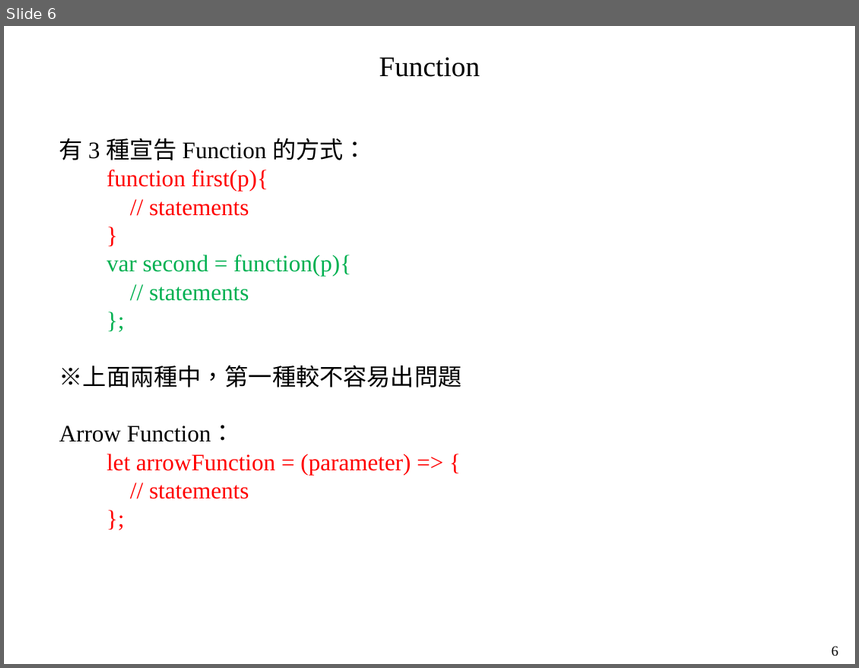
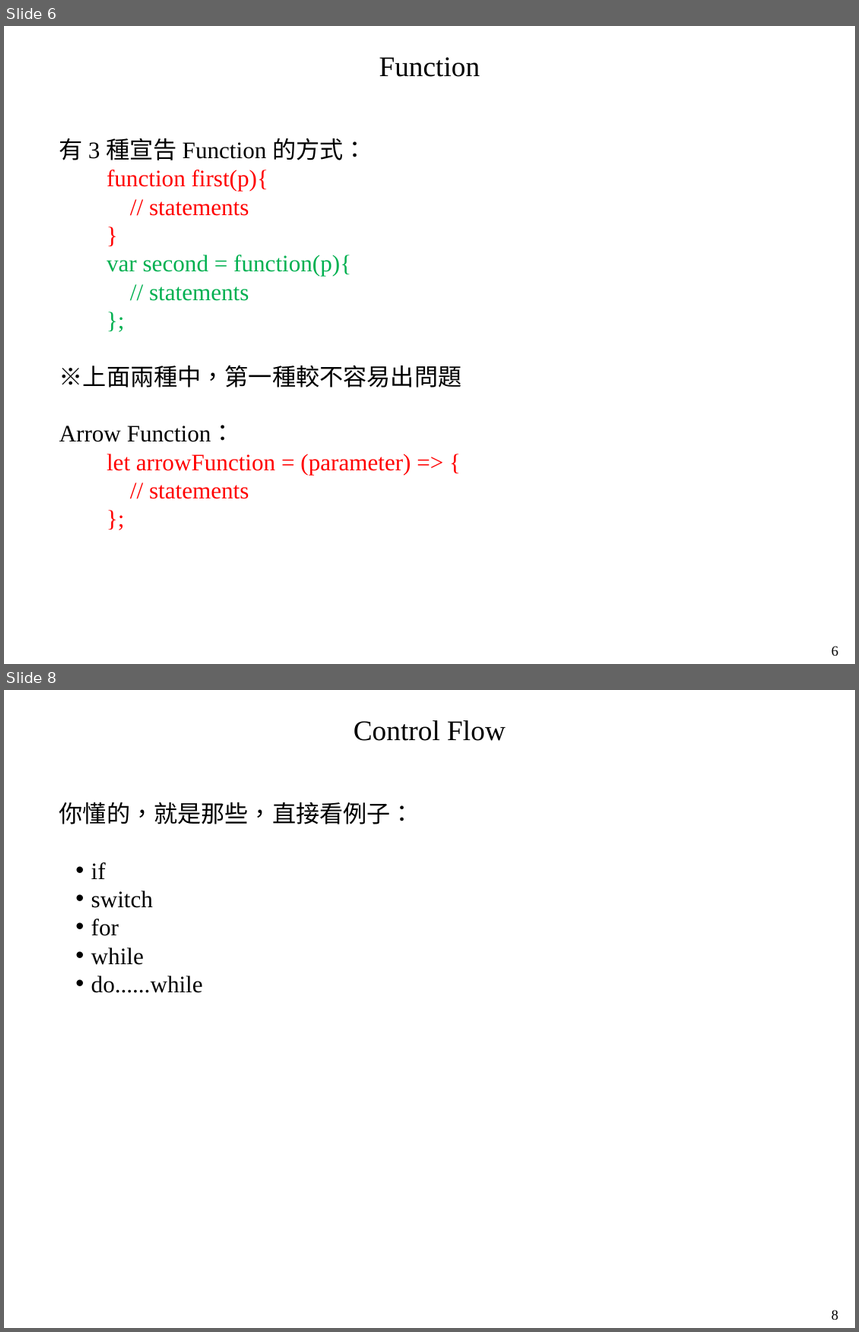
Before and after one commit to mar120434/2021_web_tutor, a slide deck: 動態網頁.pptx. Shown one above the other, each under a label of ours: slide 6 before the commit, slides 6 and 8 after it; the slides between them are not shown. The pictures are 859x668 and 859x1332 pixels, drawn with LibreOffice and Linux fonts; fonts in the diff are those of the drawing. Boxes give left, top, right and bottom in pixels: in the first picture for what was removed or moved away, otherwise in the second. Text is boxed around its words. In the diff, an @@ line names an element or a change of style, - is before the commit and + after.

```diff
--- a/動態網頁.pptx
+++ b/動態網頁.pptx
@@ slide 8 added at box(4, 690, 855, 1328), background #FFFFFF @@
@@ text added at box(354, 720, 506, 741), 24 pt, text #000000 @@
+Control Flow
@@ text added at box(59, 802, 414, 993), 20 pt, text #000000 @@
+你懂的，就是那些，直接看例子：
+• if
+• switch
+• for
+• while
+• do......while
@@ text added at box(832, 1310, 838, 1321), 12 pt, text #000000 @@
+8
```
Also in this commit, not shown: 3 slides changed, 3 other files.
